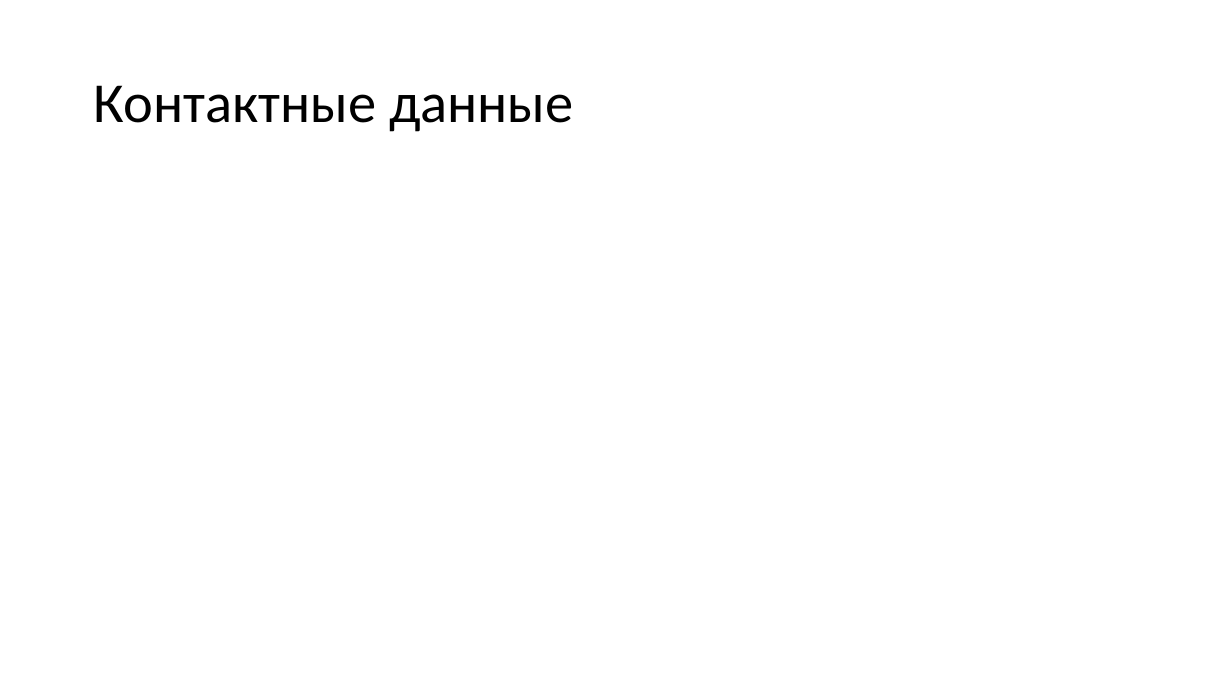
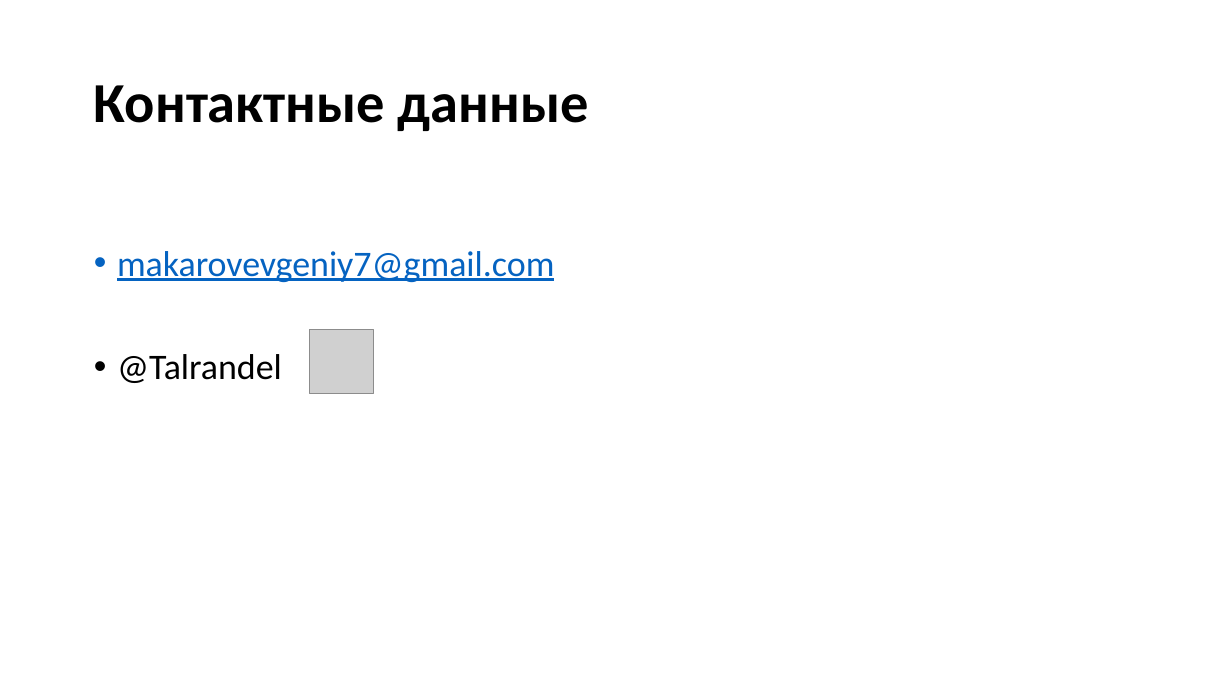
Before and after one commit to Talrandel/MemoryLeak, a slide deck: slide 20 of Утечки памяти.pptx (slide 18 before the commit). Drawn at 1232x693 pixels with LibreOffice and Linux fonts; fonts in the diff are those of the drawing; grey boxes stand for pictures. Boxes give left, top, right and bottom in pixels: in the first picture for what was removed or moved away, otherwise in the second. Text is boxed around its words. In the diff, an @@ line names an element or a change of style, - is before the commit and + after.

```diff
--- a/Утечки памяти.pptx
+++ b/Утечки памяти.pptx
@@ title "Контактные данные" at box(94, 85, 589, 131): bold on @@
@@ text added at box(117, 251, 554, 383), 28 pt, text #0563C1, underline @@
+• makarovevgeniy7@gmail.com
+• @Talrandel
@@ picture added at box(310, 330, 373, 394) @@
```
Also in this commit, not shown: 16 other slides changed, 3 slides added, 1 slide removed.
